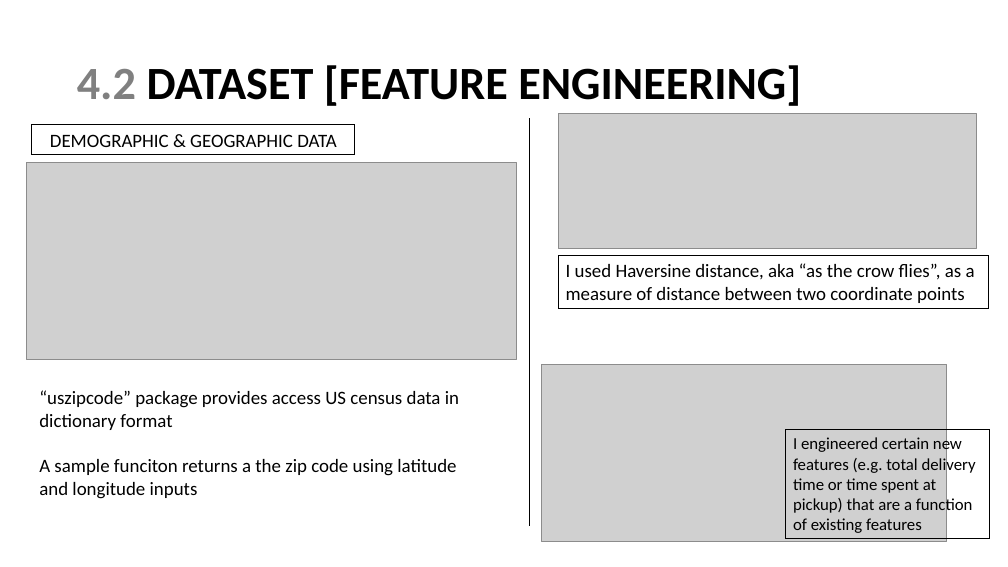
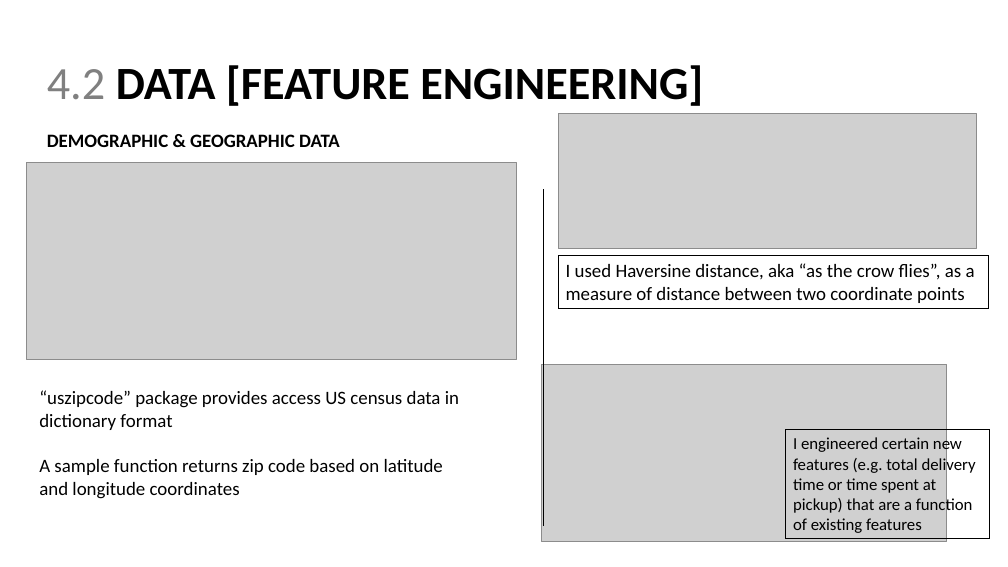
Before and after one commit to sstarkjr/PM_MarketAnalysis, a slide deck: slide 13 of Stephen_Stark_Analysis.pptx (slide 12 before the commit). Drawn at 1008x567 pixels with LibreOffice and Linux fonts; fonts in the diff are those of the drawing; grey boxes stand for pictures. Boxes give left, top, right and bottom in pixels: in the first picture for what was removed or moved away, otherwise in the second. Text is boxed around its words. In the diff, an @@ line names an element or a change of style, - is before the commit and + after.

```diff
--- a/Stephen_Stark_Analysis.pptx
+++ b/Stephen_Stark_Analysis.pptx
@@ title at [47, 65, 703, 106]: text changed @@
-4.2 DATASET [FEATURE ENGINEERING]
+4.2 DATA [FEATURE ENGINEERING]
@@ text "DEMOGRAPHIC & GEOGRAPHIC DATA": place and size @@
-text "DEMOGRAPHIC & GEOGRAPHIC DATA" at [32, 125, 355, 155]
+text "DEMOGRAPHIC & GEOGRAPHIC DATA" at [47, 134, 340, 147]
@@ text "DEMOGRAPHIC & GEOGRAPHIC DATA" at [47, 134, 340, 147]: bold on; outline #000000 0.75 pt to none @@
@@ line moved from (529, 118) - (529, 526) to (543, 190) - (543, 526) @@
@@ text at [39, 459, 443, 499]: text changed @@
-A sample funciton returns a the zip code using latitude and longitude inputs
+A sample function returns zip code based on latitude and longitude coordinates
```
Also in this commit, not shown: 14 other slides changed, 4 slides added, 5 slides removed, 1 other file.
